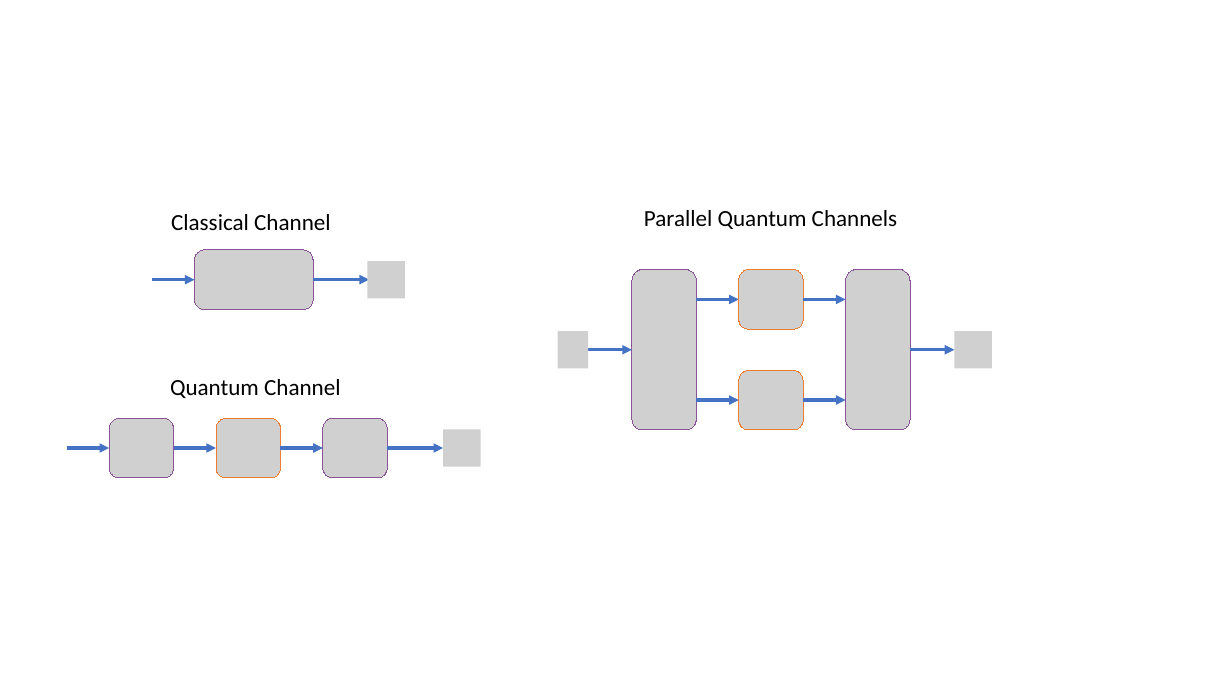
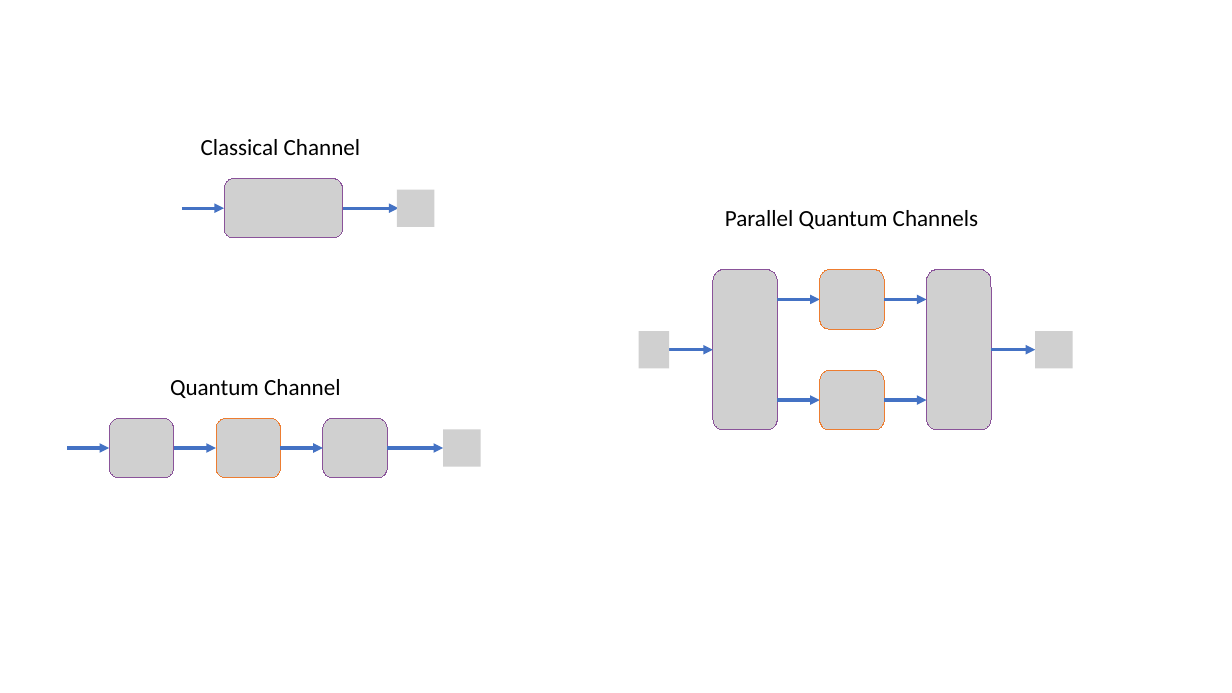
Before and after one commit to ChitambarLab/CVChannel.jl, a slide deck: slide 2 of docs/src/assets/images/CVChannel_figures.pptx. Drawn at 1232x693 pixels with LibreOffice and Linux fonts; fonts in the diff are those of the drawing; grey boxes stand for pictures; background and template pictures are left out. Boxes give left, top, right and bottom in pixels: in the first picture for what was removed or moved away, otherwise in the second. Text is boxed around its words. In the diff, an @@ line names an element or a change of style, - is before the commit and + after.

```diff
--- a/docs/src/assets/images/CVChannel_figures.pptx
+++ b/docs/src/assets/images/CVChannel_figures.pptx
@@ rectangle added at bbox=[38, 125, 529, 285], fill #FFFFFF @@
@@ text "Classical Channel": place and size @@
-text "Classical Channel" at bbox=[171, 214, 331, 230]
+text "Classical Channel" at bbox=[201, 139, 361, 155]
@@ picture added at bbox=[224, 178, 342, 238] @@
@@ arrow moved from (152, 280) - (195, 280) to (182, 208) - (224, 208) @@
@@ arrow moved from (313, 280) - (369, 280) to (343, 208) - (398, 208) @@
@@ picture added at bbox=[396, 189, 434, 226] @@
@@ picture removed at bbox=[195, 250, 313, 310] @@
@@ picture removed at bbox=[368, 262, 406, 299] @@
@@ picture removed at bbox=[632, 270, 697, 430] @@
@@ picture added at bbox=[714, 270, 778, 430] @@
@@ picture removed at bbox=[739, 270, 804, 330] @@
@@ picture added at bbox=[820, 270, 884, 330] @@
@@ picture removed at bbox=[846, 270, 910, 430] @@
@@ picture added at bbox=[927, 270, 992, 430] @@
@@ picture removed at bbox=[955, 331, 993, 368] @@
@@ 6 arrows, 1 picture, 1 text: place and size @@
-6 arrows, 1 picture, 1 text at bbox=[558, 210, 955, 400]
+6 arrows, 1 picture, 1 text at bbox=[639, 210, 1035, 400]
@@ picture added at bbox=[1035, 331, 1073, 368] @@
@@ picture removed at bbox=[739, 371, 804, 431] @@
@@ picture added at bbox=[820, 371, 884, 431] @@
```
Also in this commit, not shown: 10 other files.
